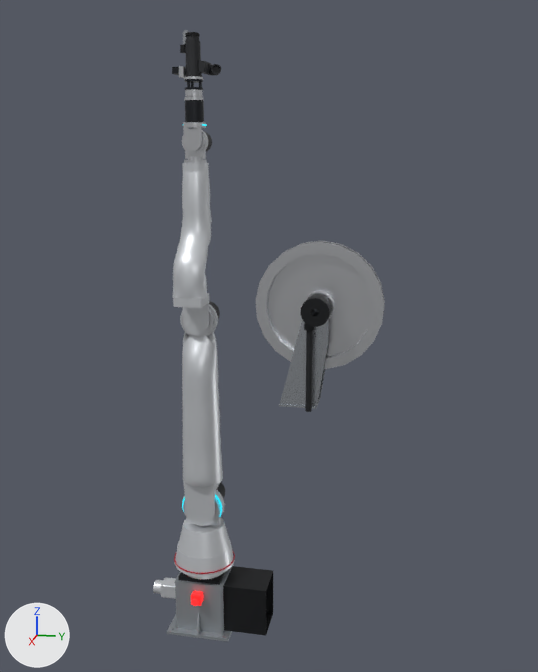
Before and after pictures for a commit that changed the glTF model public/cad/charge_arm.depot.glb.
The view is the same before and after, from a camera (50 mm lens) standing at (4.66, 1.4, 2.85) and looking at (-0.09, 0.45, 1.67). The lights are fixed; the arrows at lower left show +X, +Y and +Z. The older version comes first. Where no turn or scale is listed for an object, it has been applied to the vertices.

The scene before the commit, as lines of its bpy script (objects in view):
```python
ob_chg_rsr_1 = bpy.data.objects.new('CHG-RSR#1', me_chg_rsr)
ob_chg_rsr_1.location = (0.0, 0.0, 0.0)
ob_chg_tua_1 = bpy.data.objects.new('CHG-TUA#1', me_chg_tua)
ob_chg_tua_1.location = (0.0, 0.0, 0.0)
ob_chg_tuc_1 = bpy.data.objects.new('CHG-TUC#1', me_chg_tuc)
ob_chg_tuc_1.location = (0.0, 0.0, 0.0)
ob_chg_tuf_1 = bpy.data.objects.new('CHG-TUF#1', me_chg_tuf)
ob_chg_tuf_1.location = (0.0, 0.0, 0.0)
ob_chg_tuu_1 = bpy.data.objects.new('CHG-TUU#1', me_chg_tuu)
ob_chg_tuu_1.location = (0.0, 0.0, 0.0)
ob_chg_tuw_1 = bpy.data.objects.new('CHG-TUW#1', me_chg_tuw)
ob_chg_tuw_1.location = (0.0, 0.0, 0.0)
# also in view: 'CHG-TUR#1' at (0.0, 0.0, 0.29); 'CHG-TRK#1' at (0.0, 0.33, -0.28); 'CHG-FOR#1' at (0.08, 0.0, 2.24); 'CHG-UPR#1' at (0.0, 0.0, 1.12)
```
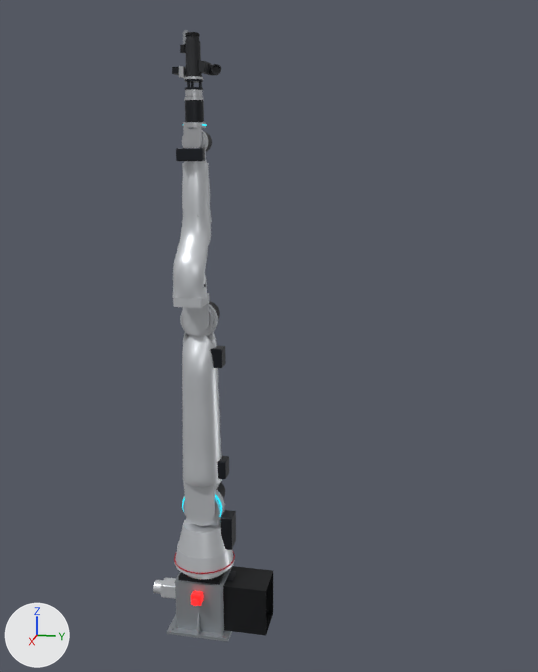
Edits to the scene script, one JSON object a line:
```json
{"op": "add", "block": "me_chg_pb6", "code": ["me_chg_pb6 = bpy.data.meshes.new('CHG-PB6')", "me_chg_pb6.from_pydata(...)  # 160 vertices, 316 faces; spans x 0.075..0.135, y -0.085..0.085, z -0.015..0.065", "me_chg_pb6.materials.append(mat_al6061_blk)  # dark grey #2a2d33"]}
{"op": "add", "block": "me_chg_pb3", "code": ["me_chg_pb3 = bpy.data.meshes.new('CHG-PB3')", "me_chg_pb3.from_pydata(...)  # 185 vertices, 366 faces; spans x -0.052..0.052, y 0.0874..0.165, z 1.029..1.159", "me_chg_pb3.materials.append(mat_al6061_blk)  # dark grey #2a2d33"]}
{"op": "add", "block": "me_chg_pb2", "code": ["me_chg_pb2 = bpy.data.meshes.new('CHG-PB2')", "me_chg_pb2.from_pydata(...)  # 148 vertices, 292 faces; spans x -0.055..0.055, y 0.1236..0.18, z 0.235..0.365", "me_chg_pb2.materials.append(mat_al6061_blk)  # dark grey #2a2d33"]}
{"op": "add", "block": "me_chg_pb1", "code": ["me_chg_pb1 = bpy.data.meshes.new('CHG-PB1')", "me_chg_pb1.from_pydata(...)  # 160 vertices, 316 faces; spans x -0.065..0.065, y 0.14..0.22, z 0.145..0.385", "me_chg_pb1.materials.append(mat_al6061_blk)  # dark grey #2a2d33"]}
{"op": "remove", "block": "ob_chg_tuw_1", "code": ["ob_chg_tuw_1 = bpy.data.objects.new('CHG-TUW#1', me_chg_tuw)", "ob_chg_tuw_1.location = (0.0, 0.0, 0.0)"]}
{"op": "remove", "block": "ob_chg_tua_1", "code": ["ob_chg_tua_1 = bpy.data.objects.new('CHG-TUA#1', me_chg_tua)", "ob_chg_tua_1.location = (0.0, 0.0, 0.0)"]}
{"op": "remove", "block": "ob_chg_tuf_1", "code": ["ob_chg_tuf_1 = bpy.data.objects.new('CHG-TUF#1', me_chg_tuf)", "ob_chg_tuf_1.location = (0.0, 0.0, 0.0)"]}
{"op": "remove", "block": "ob_chg_tuu_1", "code": ["ob_chg_tuu_1 = bpy.data.objects.new('CHG-TUU#1', me_chg_tuu)", "ob_chg_tuu_1.location = (0.0, 0.0, 0.0)"]}
{"op": "remove", "block": "ob_chg_tuc_1", "code": ["ob_chg_tuc_1 = bpy.data.objects.new('CHG-TUC#1', me_chg_tuc)", "ob_chg_tuc_1.location = (0.0, 0.0, 0.0)"]}
{"op": "add", "block": "ob_chg_pb6_1", "code": ["ob_chg_pb6_1 = bpy.data.objects.new('CHG-PB6#1', me_chg_pb6)", "ob_chg_pb6_1.location = (0.0, 0.0, 2.819)"]}
{"op": "add", "block": "ob_chg_pb3_1", "code": ["ob_chg_pb3_1 = bpy.data.objects.new('CHG-PB3#1', me_chg_pb3)", "ob_chg_pb3_1.location = (0.0, 0.0, 0.437)"]}
{"op": "add", "block": "ob_chg_pb2_1", "code": ["ob_chg_pb2_1 = bpy.data.objects.new('CHG-PB2#1', me_chg_pb2)", "ob_chg_pb2_1.location = (0.0, 0.0, 0.437)"]}
{"op": "add", "block": "ob_chg_pb1_1", "code": ["ob_chg_pb1_1 = bpy.data.objects.new('CHG-PB1#1', me_chg_pb1)", "ob_chg_pb1_1.location = (0.0, 0.0, 0.0)"]}
```

Boxes [x1, y1, x2, y2] around the edits, measured in the pictures (538 x 672 px):
```json
{"object": "CHG-TUW#1", "change": "deleted", "before": [256, 241, 385, 369]}
{"object": "CHG-TUF#1", "change": "deleted", "before": [279, 297, 329, 409]}
{"object": "CHG-TUU#1", "change": "deleted", "before": [300, 295, 332, 331], "on screen": "black"}
{"object": "CHG-PB1#1", "change": "added", "after": [221, 510, 236, 550]}
{"object": "CHG-TUC#1", "change": "deleted", "before": [305, 330, 313, 412], "on screen": "black"}
{"object": "CHG-PB6#1", "change": "added", "after": [176, 148, 205, 161]}
{"object": "CHG-PB3#1", "change": "added", "after": [210, 346, 226, 368]}
{"object": "CHG-PB2#1", "change": "added", "after": [217, 456, 229, 479]}
{"object": "CHG-TUA#1", "change": "deleted", "before": [314, 309, 319, 313], "on screen": "mostly hidden"}
```
